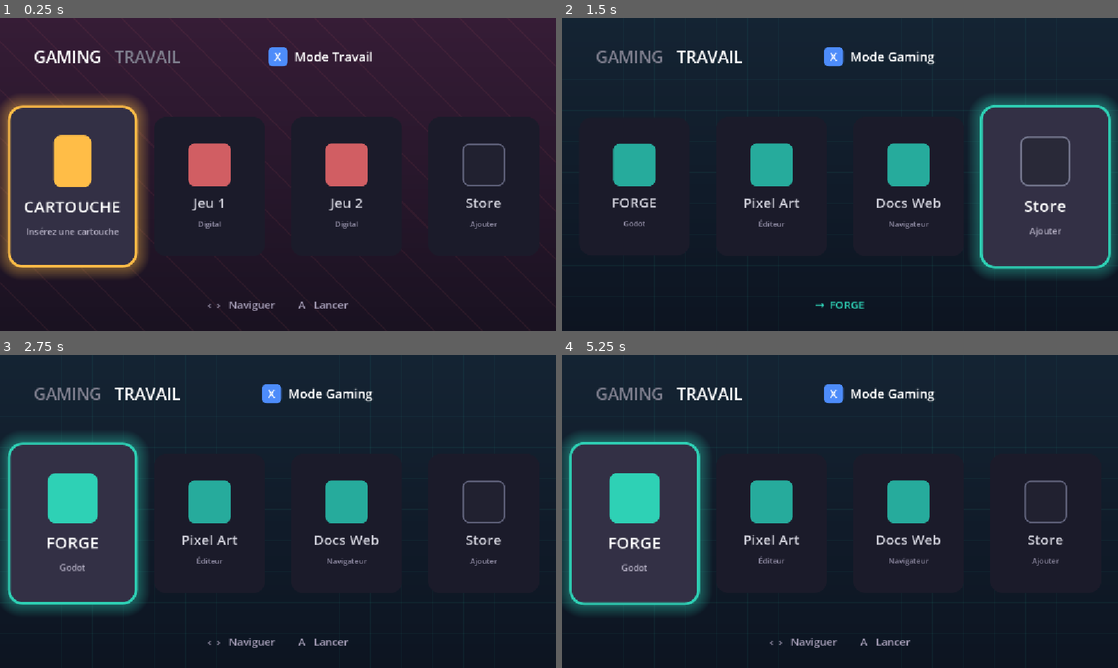
Above: before the commit, frames 1-4 (two rows, left to right).
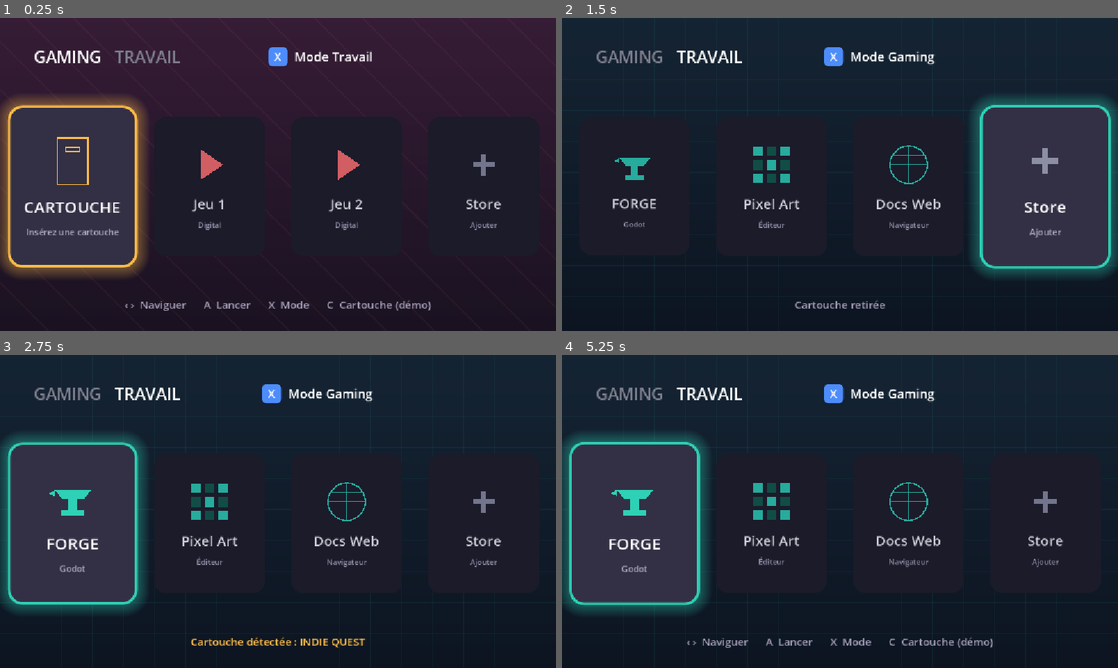
Above: after the commit, the same moments.

Repository: kilian-quittard/gaming-console-os
Game: Godot game, scene res://scenes/Main.tscn
The game is run twice, just before and just after one commit, with the same random seed, the same clock (stepped at 60 frames per second) and the same inputs.
Inputs:
- Up to frame 1 (0.25 s): no input
- Up to frame 2 (1.5 s): tap Enter (ui_accept) at 0.5, 0.77 s; hold Right (ui_right) 0.53-1.28 s; hold X (toggle_mode) 0.53-1.28 s; tap C (toggle_cartridge, bound only after the commit) at 0.8, 1.35 s; hold Left (ui_left) from 1.28 s (still down)
- Up to frame 3 (2.75 s): tap Enter (ui_accept) at 1.52 s; tap X (toggle_mode) at 1.55 s; release Left (ui_left) at 2.03 s; hold Right (ui_right) from 2.03 s (still down); hold X (toggle_mode) from 2.03 s (still down); tap C (toggle_cartridge, bound only after the commit) at 2.3 s
- Up to frame 4 (5.25 s): tap Enter (ui_accept) at 2.75, 3.02, 3.77, 4.52 s; release X (toggle_mode) at 2.78 s; tap C (toggle_cartridge, bound only after the commit) at 2.85, 3.8, 4.35 s; tap X (toggle_mode) at 3.05, 4.55 s; release Right (ui_right) at 3.53 s; hold X (toggle_mode) 3.53-4.28 s; hold Left (ui_left) from 3.53 s (still down); hold X (toggle_mode) from 5.03 s (still down)

The runs differ from the first frame. In frame 1, 4.2% of the frame differs, in the area x 4-91%, y 37-94%; in frame 2, 3.9%; in frame 3, 4.4%; in frame 4, 4.5%, in the area x 8-91%, y 37-94%.

Commit message:
Front-end polish: drawn vector icons + cartridge plug-and-play demo
Replace colored-square placeholders with drawn icons (play, cartridge, anvil, pixel grid, globe, plus). Simulate cartridge insert/eject (key C / Y button): GAMING slot 0 switches from empty outline to loaded game. Clip long titles; extend on-screen hints.

Co-Authored-By: Claude Opus 4.8 <noreply@anthropic.com>

Diff:
--- a/frontend/project.godot
+++ b/frontend/project.godot
@@ -36,6 +36,10 @@
 "deadzone": 0.5,
 "events": [Object(InputEventKey,"resource_local_to_scene":false,"resource_name":"","device":-1,"window_id":0,"alt_press …(348 unchanged characters)…
 }
+toggle_cartridge={
+"deadzone": 0.5,
+"events": [Object(InputEventKey,"resource_local_to_scene":false,"resource_name":"","device":-1,"window_id":0,"alt_pressed":false,"shift_pressed":false,"ctrl_pressed":false,"meta_pressed":false,"pressed":false,"keycode":0,"physical_keycode":67,"key_label":0,"unicode":0,"location":0,"echo":false,"script":null), Object(InputEventJoypadButton,"resource_local_to_scene":false,"resource_name":"","device":-1,"button_index":3,"pressure":0.0,"pressed":false,"script":null)]
+}
 
 [rendering]
 
--- a/frontend/scripts/Main.gd
+++ b/frontend/scripts/Main.gd
@@ -26,14 +26,18 @@
 	],
 	[ # TRAVAIL
 		{"title": "FORGE", "sub": "Godot", "kind": "forge"},
-		{"title": "Pixel Art", "sub": "Éditeur", "kind": "app"},
-		{"title": "Docs Web", "sub": "Navigateur", "kind": "app"},
+		{"title": "Pixel Art", "sub": "Éditeur", "kind": "pixel"},
+		{"title": "Docs Web", "sub": "Navigateur", "kind": "web"},
 		{"title": "Store", "sub": "Ajouter", "kind": "store"},
 	],
 ]
 
+# Demo "cartridge" the simulated slot reveals when "inserted" (key C / Y button).
+const CARTRIDGE_GAME := {"title": "INDIE QUEST", "sub": "Cartouche", "kind": "game"}
+
 var _mode := 0
 var _selected := 0
+var _cartridge_inserted := false
 var _tiles: Array[Panel] = []
 var _tweens: Array = []
 
@@ -108,7 +112,7 @@
 
 	# Bottom hints
 	_status = Label.new()
-	_status.text = "‹  ›   Naviguer        A   Lancer"
+	_status.text = "‹ ›  Naviguer      A  Lancer      X  Mode      C  Cartouche (démo)"
 	_status.horizontal_alignment = HORIZONTAL_ALIGNMENT_CENTER
 	_status.add_theme_font_size_override("font_size", 22)
 	_status.modulate = Color(0.65, 0.62, 0.72)
@@ -142,6 +146,102 @@
 			gy += step
 
 
+func _make_icon(kind: String, color: Color, sz: Vector2) -> Control:
+	var c := Control.new()
+	c.custom_minimum_size = sz
+	c.mouse_filter = Control.MOUSE_FILTER_IGNORE
+	c.draw.connect(func(): _draw_icon(c, kind, color))
+	return c
+
+
+func _draw_icon(c: Control, kind: String, color: Color) -> void:
+	match kind:
+		"game": _draw_play(c, color)
+		"cartridge": _draw_cartridge(c, color, false)
+		"cartridge_in": _draw_cartridge(c, color, true)
+		"forge": _draw_anvil(c, color)
+		"pixel": _draw_pixel(c, color)
+		"web": _draw_web(c, color)
+		"store": _draw_plus(c, color)
+		_: _draw_play(c, color)
+
+
+func _draw_play(c: Control, color: Color) -> void:
+	var s := c.size
+	var ctr := s * 0.5
+	var w := s.x * 0.28
+	var h := s.y * 0.34
+	c.draw_colored_polygon(PackedVector2Array([
+		ctr + Vector2(-w * 0.7, -h), ctr + Vector2(-w * 0.7, h), ctr + Vector2(w * 1.1, 0.0),
+	]), color)
+
+
+func _draw_cartridge(c: Control, color: Color, filled: bool) -> void:
+	var s := c.size
+	var p := Vector2(s.x * 0.12, s.y * 0.06)
+	var body := Rect2(p, s - p * 2.0)
+	if filled:
+		c.draw_rect(body, color, true)
+		var band := Rect2(body.position + Vector2(body.size.x * 0.15, body.size.y * 0.16),
+			Vector2(body.size.x * 0.7, body.size.y * 0.26))
+		c.draw_rect(band, color.darkened(0.45), true)
+		var pin_y := body.position.y + body.size.y * 0.82
+		for i in 4:
+			var px := body.position.x + body.size.x * (0.22 + i * 0.18)
+			c.draw_rect(Rect2(px, pin_y, body.size.x * 0.10, body.size.y * 0.12), color.darkened(0.45), true)
+	else:
+		c.draw_rect(body, color, false, 3.0)
+		var slot := Rect2(body.position + Vector2(body.size.x * 0.28, body.size.y * 0.2),
+			Vector2(body.size.x * 0.44, body.size.y * 0.10))
+		c.draw_rect(slot, color, false, 2.0)
+
+
+func _draw_anvil(c: Control, color: Color) -> void:
+	var s := c.size
+	c.draw_colored_polygon(PackedVector2Array([
+		Vector2(s.x * 0.16, s.y * 0.34), Vector2(s.x * 0.86, s.y * 0.34),
+		Vector2(s.x * 0.72, s.y * 0.52), Vector2(s.x * 0.30, s.y * 0.52),
+	]), color)
+	c.draw_colored_polygon(PackedVector2Array([
+		Vector2(s.x * 0.16, s.y * 0.34), Vector2(s.x * 0.04, s.y * 0.42), Vector2(s.x * 0.16, s.y * 0.46),
+	]), color)
+	c.draw_rect(Rect2(s.x * 0.42, s.y * 0.52, s.x * 0.16, s.y * 0.20), color, true)
+	c.draw_rect(Rect2(s.x * 0.28, s.y * 0.72, s.x * 0.44, s.y * 0.12), color, true)
+
+
+func _draw_pixel(c: Control, color: Color) -> void:
+	var s := c.size
+	var n := 3
+	var gap := s.x * 0.09
+	var cell := (s.x - gap * (n + 1)) / n
+	var on := [true, false, true, false, true, false, true, false, true]
+	for r in n:
+		for col in n:
+			var pos := Vector2(gap + (cell + gap) * col, gap + (cell + gap) * r)
+			var cc := color if on[r * n + col] else color.darkened(0.55)
+			c.draw_rect(Rect2(pos, Vector2(cell, cell)), cc, true)
+
+
+func _draw_web(c: Control, color: Color) -> void:
+	var s := c.size
+	var ctr := s * 0.5
+	var r := minf(s.x, s.y) * 0.42
+	c.draw_arc(ctr, r, 0.0, TAU, 48, color, 3.0)
+	c.draw_line(ctr + Vector2(-r, 0), ctr + Vector2(r, 0), color, 2.0)
+	c.draw_line(ctr + Vector2(0, -r), ctr + Vector2(0, r), color, 2.0)
+	c.draw_line(ctr + Vector2(-r * 0.85, -r * 0.5), ctr + Vector2(r * 0.85, -r * 0.5), color, 1.5)
+	c.draw_line(ctr + Vector2(-r * 0.85, r * 0.5), ctr + Vector2(r * 0.85, r * 0.5), color, 1.5)
+
+
+func _draw_plus(c: Control, color: Color) -> void:
+	var s := c.size
+	var ctr := s * 0.5
+	var ln := minf(s.x, s.y) * 0.5
+	var th := ln * 0.22
+	c.draw_rect(Rect2(ctr.x - th * 0.5, ctr.y - ln * 0.5, th, ln), color, true)
+	c.draw_rect(Rect2(ctr.x - ln * 0.5, ctr.y - th * 0.5, ln, th), color, true)
+
+
 func _make_glyph_badge(letter: String, color: Color) -> Panel:
 	var badge := Panel.new()
 	badge.custom_minimum_size = Vector2(40, 40)
@@ -186,7 +286,11 @@
 		c.queue_free()
 	_tiles.clear()
 	_tweens.clear()
-	var items: Array = CONTENT[_mode]
+	var items: Array = CONTENT[_mode].duplicate(true)
+	# GAMING slot 0 reveals the inserted cartridge game (plug & play demo).
+	if _mode == 0 and _cartridge_inserted:
+		items[0] = CARTRIDGE_GAME.duplicate()
+		items[0]["kind"] = "cartridge_in"
 	for item in items:
 		var tile := _make_tile(item)
 		_row.add_child(tile)
@@ -194,7 +298,7 @@
 		_tweens.append(null)
 
 	_selected = 0
-	_status.text = "‹  ›   Naviguer        A   Lancer"
+	_status.text = "‹ ›  Naviguer      A  Lancer      X  Mode      C  Cartouche (démo)"
 	_status.modulate = Color(0.65, 0.62, 0.72)
 	await get_tree().process_frame  # let layout settle so scale pivots are right
 	_update_selection(instant)
@@ -202,8 +306,8 @@
 
 func _icon_color(kind: String) -> Color:
 	match kind:
-		"cartridge": return AMBER
-		"store": return Color(0.45, 0.46, 0.55)
+		"cartridge", "cartridge_in": return AMBER
+		"store": return Color(0.55, 0.56, 0.64)
 		_: return MODE_ACCENTS[_mode]
 
 
@@ -220,24 +324,17 @@
 
 	var icon_wrap := CenterContainer.new()
 	vb.add_child(icon_wrap)
-	var icon := Panel.new()
-	# Cartridge icon is tall (cartridge-shaped); others are square-ish
-	icon.custom_minimum_size = Vector2(70, 96) if item.kind == "cartridge" else Vector2(92, 92)
-	var istyle := StyleBoxFlat.new()
-	istyle.bg_color = _icon_color(item.kind)
-	istyle.set_corner_radius_all(14)
-	if item.kind == "store":
-		# hollow look for the "+" store tile
-		istyle.bg_color = Color(0.16, 0.16, 0.22)
-		istyle.set_border_width_all(3)
-		istyle.border_color = Color(0.45, 0.46, 0.55)
-	icon.add_theme_stylebox_override("panel", istyle)
+	var is_cart_kind: bool = item.kind == "cartridge" or item.kind == "cartridge_in"
+	var isz := Vector2(74, 98) if is_cart_kind else Vector2(96, 96)
+	var icon := _make_icon(item.kind, _icon_color(item.kind), isz)
 	icon_wrap.add_child(icon)
 
 	var t := Label.new()
 	t.text = item.title
 	t.horizontal_alignment = HORIZONTAL_ALIGNMENT_CENTER
 	t.add_theme_font_size_override("font_size", 30)
+	t.clip_text = true
+	t.custom_minimum_size.x = TILE_SIZE.x - 24
 	vb.add_child(t)
 
 	var s := Label.new()
@@ -268,7 +365,8 @@
 	for i in _tiles.size():
 		var tile := _tiles[i]
 		var on := (i == _selected)
-		var is_cart: bool = tile.get_meta("kind") == "cartridge"
+		var k: String = tile.get_meta("kind")
+		var is_cart: bool = k == "cartridge" or k == "cartridge_in"
 		tile.add_theme_stylebox_override("panel", _tile_style(on, is_cart))
 		tile.modulate = Color(1, 1, 1) if on else Color(0.82, 0.82, 0.86)
 
@@ -287,7 +385,17 @@
 # ---- Input -----------------------------------------------------------------
 
 func _input(event: InputEvent) -> void:
-	if event.is_action_pressed("toggle_mode"):
+	if event.is_action_pressed("toggle_cartridge"):
+		_cartridge_inserted = not _cartridge_inserted
+		if _mode == 0:
+			_populate_mode()
+		if _cartridge_inserted:
+			_status.text = "Cartouche détectée : %s" % CARTRIDGE_GAME.title
+			_status.modulate = AMBER
+		else:
+			_status.text = "Cartouche retirée"
+			_status.modulate = Color(0.65, 0.62, 0.72)
+	elif event.is_action_pressed("toggle_mode"):
 		_mode = 1 - _mode
 		_populate_mode()
 	elif event.is_action_pressed("ui_right"):
Not shown, changed: .gitignore
